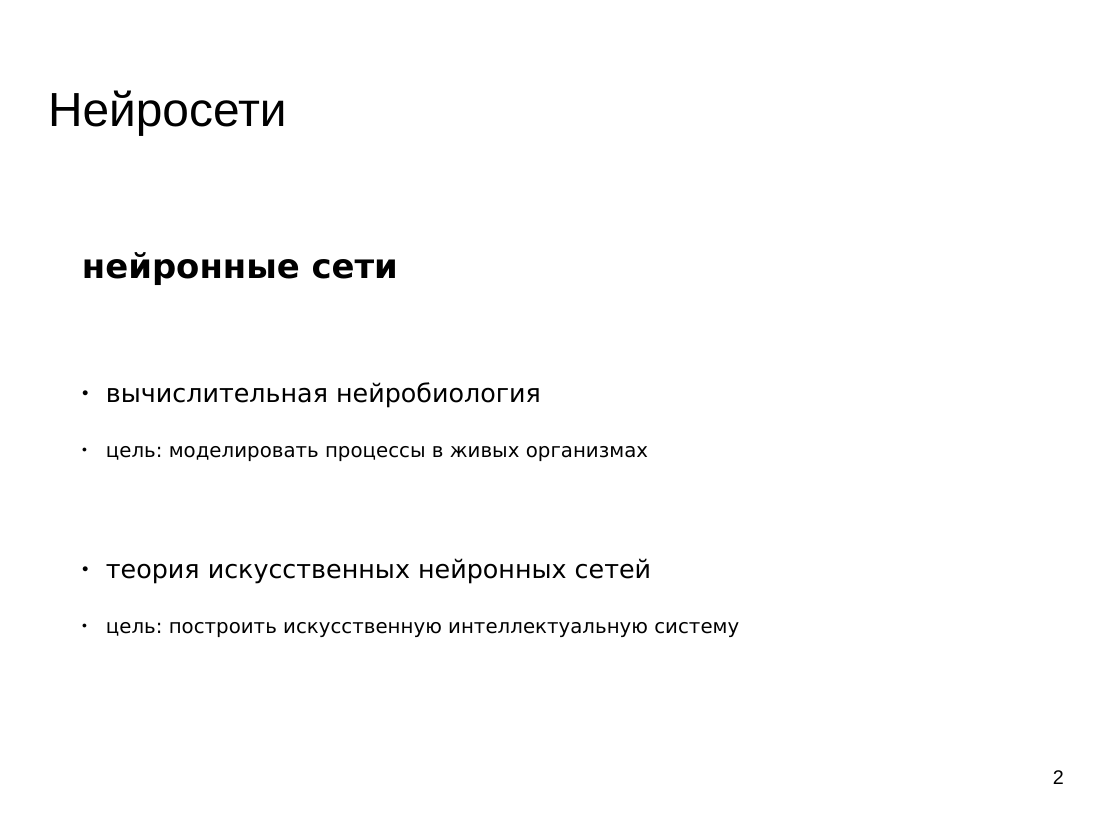
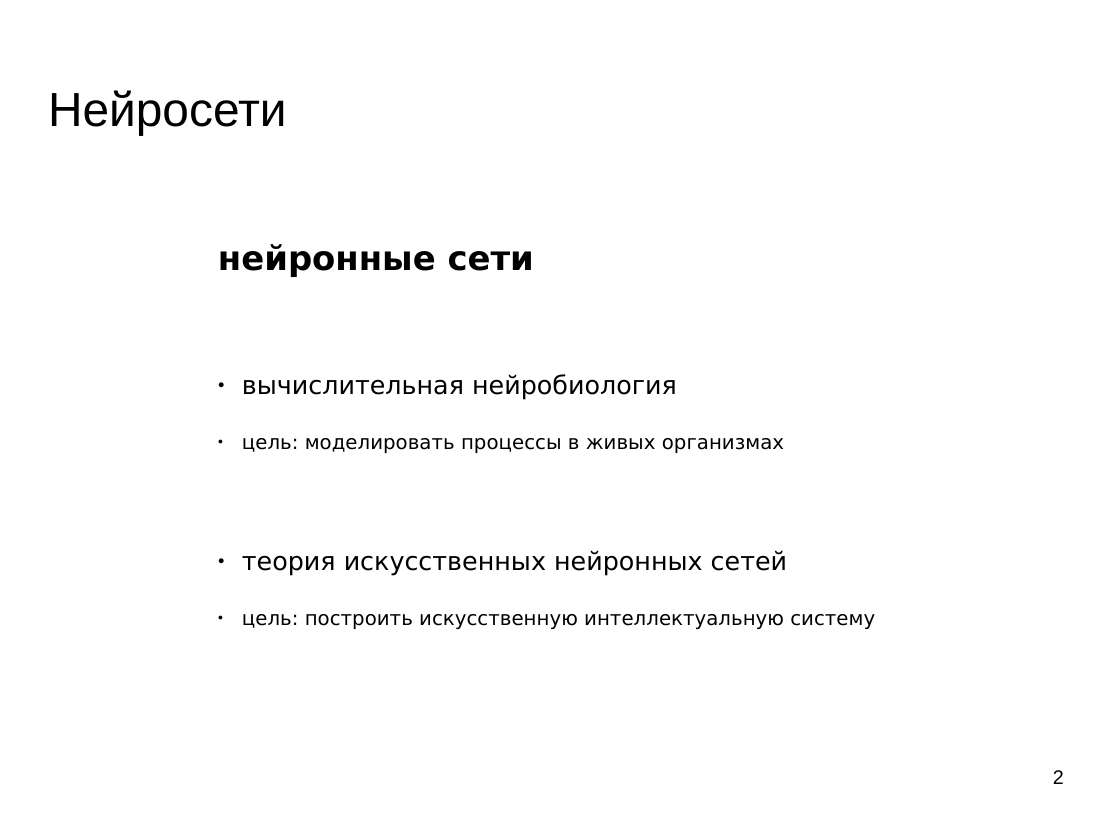
Before and after one commit to mechanoid5/ml_lectorium_legacy, a slide deck: slide 2 of 10-ann.odp. Drawn at 1120x840 pixels with LibreOffice and Linux fonts; fonts in the diff are those of the drawing; background and template pictures are left out. Boxes give left, top, right and bottom in pixels: in the first picture for what was removed or moved away, otherwise in the second. Text is boxed around its words. In the diff, an @@ line names an element or a change of style, - is before the commit and + after.

```diff
--- a/10-ann.odp
+++ b/10-ann.odp
@@ text "нейронные сети" moved from (x1=82, y1=252, x2=739, y2=637) to (x1=218, y1=244, x2=875, y2=629) @@
```
Also in this commit, not shown: 6 other slides changed, 10 slides added, 2 slides removed.
